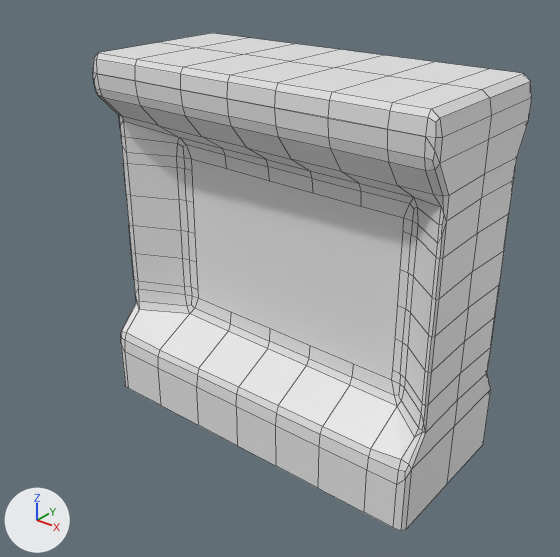
What one commit did to the Blender file Window.blend.
One viewpoint serves both versions: a 50 mm camera at (2.94, -3.84, 3.47) aimed at (-0.04, -0.12, 1.16). The axes (+X, +Y, +Z) are drawn at lower left. The lights are the same throughout. The older version comes first. Mesh edges are drawn as thin lines.

Script lines for the objects in view, before the commit:
```python
me_cube_001 = bpy.data.meshes.new('Cube.001')
me_cube_001.from_pydata(...)  # 106 vertices, 77 faces; spans x -1.0..1.01, y -0.1..1.0, z -0.09..1.0
ob_cube = bpy.data.objects.new('Cube', me_cube_001)
ob_cube.location = (0.0, 0.0, 0.23)
ob_cube.scale = (1.28, -0.57, 2.36)
_m = ob_cube.modifiers.new('Mirror', 'MIRROR')
_m.use_axis = (False, True, False)
_m = ob_cube.modifiers.new('Bevel', 'BEVEL')
_m.segments = 2
```
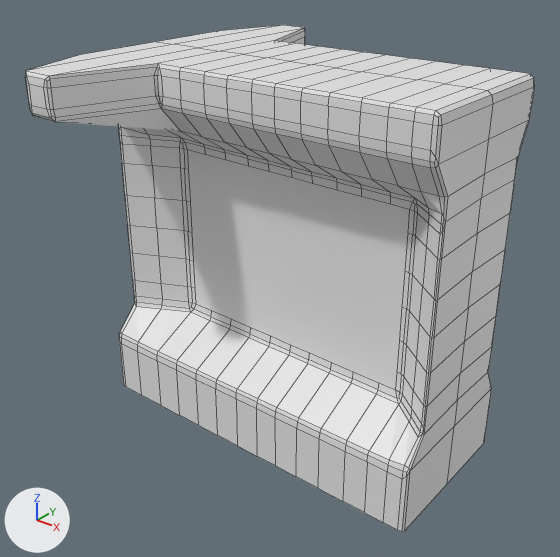
Location of each change, [x1, y1, x2, y2] in pixels of the pictures (560 x 557 px):
'Cube', reshaped (16% wider): before [93, 33, 532, 531]; after [26, 25, 535, 532]
part 1 of me_cube_001, built on: before [93, 33, 530, 530]; after [26, 25, 534, 532]

Patch to the scene script:
```diff
--- a/Window.blend.py
+++ b/Window.blend.py
@@ me_cube_001 @@
 # used by ob_cube; location = (0.0, 0.0, 0.23); scale = (1.28, -0.57, 2.36)
-me_cube_001.from_pydata(...)  # 106 vertices, 77 faces; spans x -1.0..1.01, y -0.1..1.0, z -0.09..1.0
+me_cube_001.from_pydata(...)  # 172 vertices, 131 faces; spans x -1.0..1.01, y -0.1..2.13, z -0.09..1.0
+# me_cube_001 part 1
+# 2 vertices are removed from x -0.66, y 1.0, z 0.89..1.0
+# 55 faces are deleted
+# 14 vertices are added at x -0.83..0.66, y 0.0..2.13, z -0.09..1.0
+# 13 new vertices lie (0.14, 0.0, 0.0) away from vertices in x -0.34..0.22, y 0.0..1.0, z -0.09..1.0
+# 10 new vertices lie (0.15, 0.0, 0.0) away from vertices in x -0.34..0.51, y 0.0..1.0, z -0.09..1.0
+# 7 new vertices lie (-0.17, 0.18, 0.0) away from vertices in x -0.65, y 0.33, z 0.19..0.75
+# 7 new vertices lie (0.11, 0.19, 0.0) away from vertices in x 0.79, y 0.4, z 0.19..0.75
+# 6 new vertices lie (-0.16, 0.0, 0.0) away from vertices in x -0.34, y 0.0..1.0, z -0.09..1.0
+# 6 new vertices lie (0.11, 0.0, 0.0) away from vertices in x 0.78..0.79, y 0.0..1.0, z -0.09..1.0
+# 5 new vertices lie (0.14, 0.01, 0.0) away from vertices in x -0.04..0.23, y 0.36..0.75, z 0.19..0.81
+# 109 new faces join them
```
